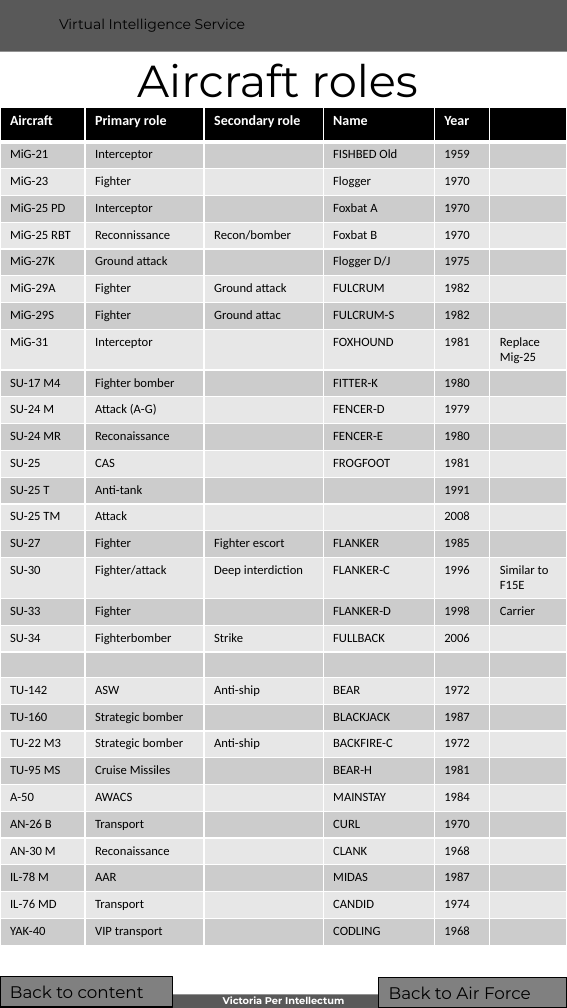
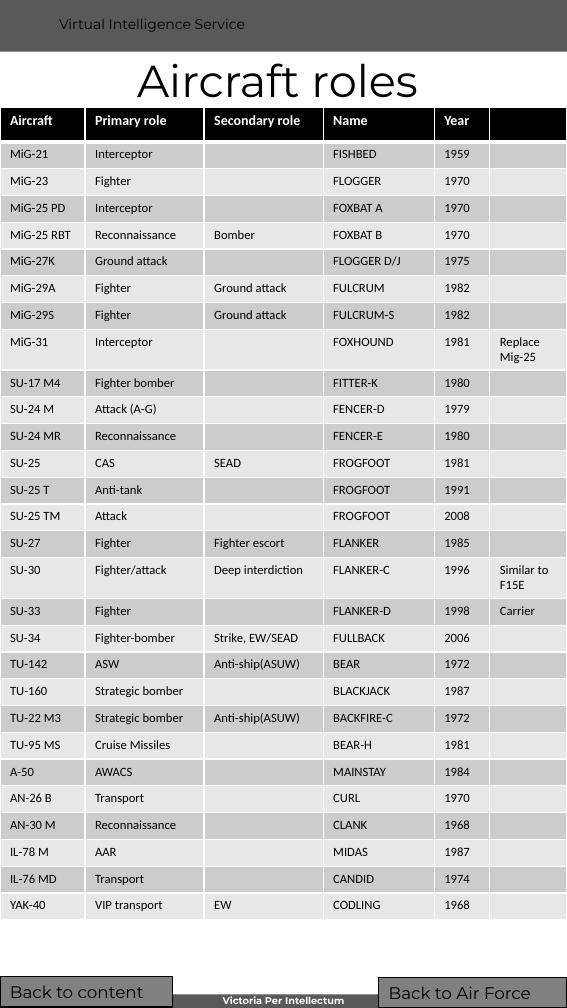
Before and after one commit to 132nd-vWing/VIS, a slide deck: slide 5 of BASIC/WIP/VIS Generic_Order_of_Battle - Air Forces.pptx (slide 4 before the commit). Drawn at 567x1008 pixels with LibreOffice and Linux fonts; fonts in the diff are those of the drawing; background and template pictures are left out. Boxes give left, top, right and bottom in pixels: in the first picture for what was removed or moved away, otherwise in the second. Text is boxed around its words. In the diff, an @@ line names an element or a change of style, - is before the commit and + after.

```diff
--- a/BASIC/WIP/VIS Generic_Order_of_Battle - Air Forces.pptx
+++ b/BASIC/WIP/VIS Generic_Order_of_Battle - Air Forces.pptx
@@ table at (x1=0, y1=107, x2=567, y2=919) @@
-row 2, column 4: FISHBED Old
+row 2, column 4: FISHBED
-row 3, column 4: Flogger
+row 3, column 4: FLOGGER
-row 4, column 4: Foxbat A
+row 4, column 4: FOXBAT A
-row 5: MiG-25 RBT | Reconnissance | Recon/bomber | Foxbat B | 1970 | 
+row 5: MiG-25 RBT | Reconnaissance | Bomber | FOXBAT B | 1970 | 
-row 6, column 4: Flogger D/J
+row 6, column 4: FLOGGER D/J
-row 8, column 3: Ground attac
+row 8, column 3: Ground attack
-row 12, column 2: Reconaissance
+row 12, column 2: Reconnaissance
-row 13, column 3: 
+row 13, column 3: SEAD
-row 14, column 4: 
+row 14, column 4: FROGFOOT
-row 15, column 4: 
+row 15, column 4: FROGFOOT
-row 19: SU-34 | Fighterbomber | Strike | FULLBACK | 2006 | 
-row 20:  |  |  |  |  | 
-row 21: TU-142 | ASW | Anti-ship | BEAR | 1972 | 
+row 19: SU-34 | Fighter-bomber | Strike, EW/SEAD | FULLBACK | 2006 | 
+row 20: TU-142 | ASW | Anti-ship(ASUW) | BEAR | 1972 | 
-row 22, column 3: Anti-ship
+row 22, column 3: Anti-ship(ASUW)
-row 26, column 2: Reconaissance
+row 26, column 2: Reconnaissance
-row 29, column 3: 
+row 29, column 3: EW
```
Also in this commit, not shown: 6 other slides changed, 4 slides added, 5 other files.
